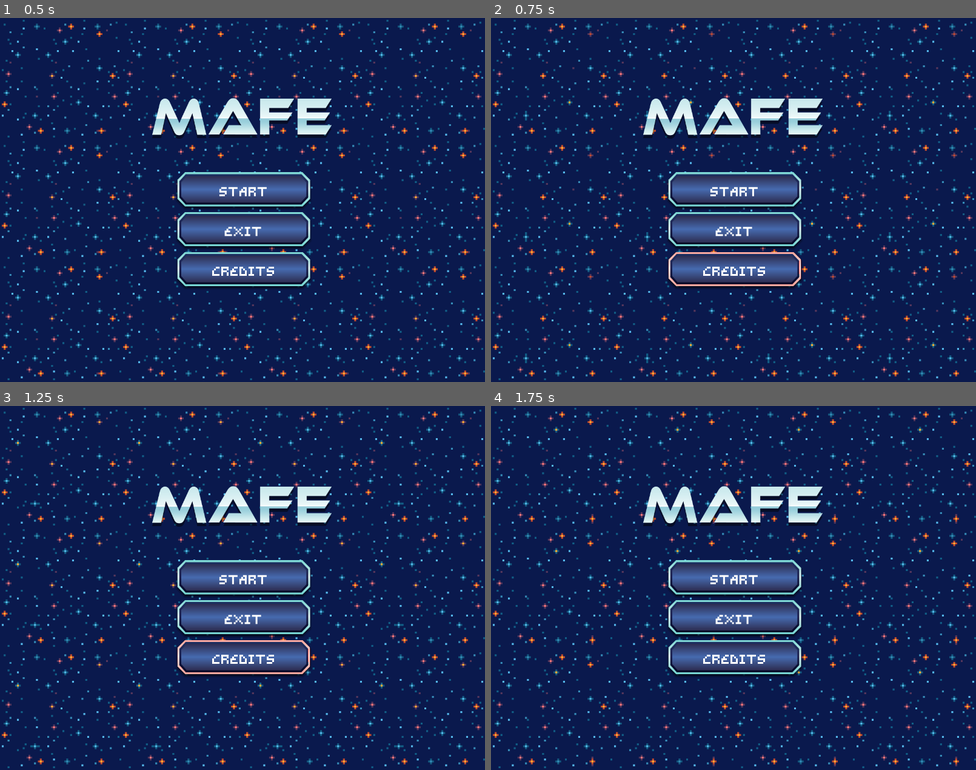
Above: before the commit, frames 1-4 (two rows, left to right).
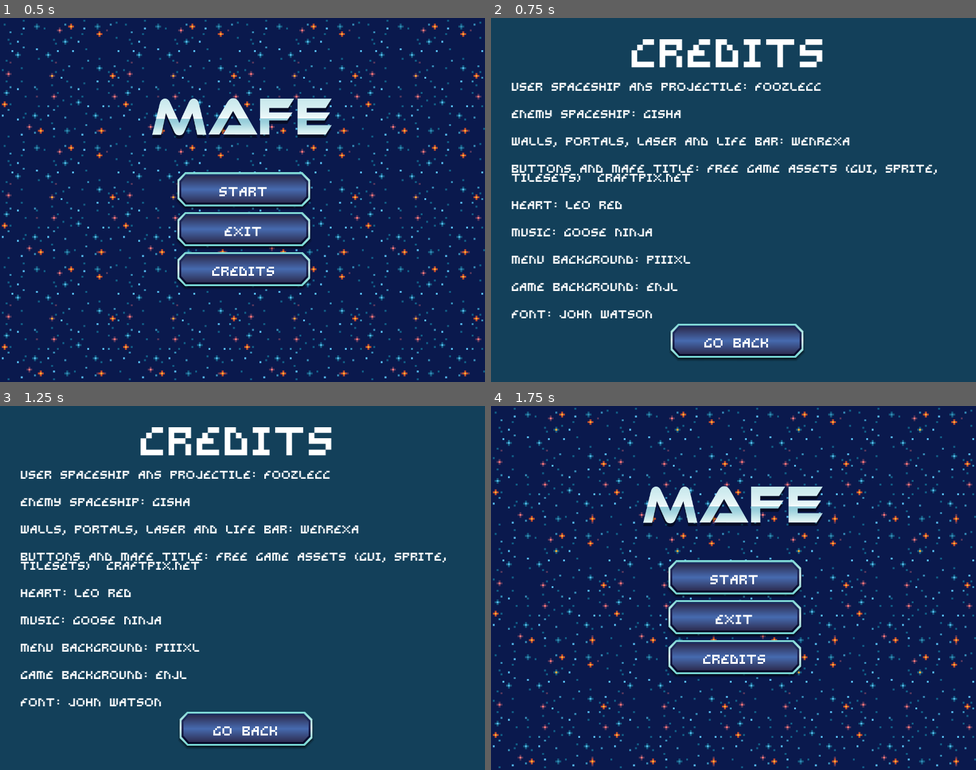
Above: after the commit, the same moments.

Repository: matito644/mafe
Game: Godot game, scene res://scenes/main_menu.tscn
Same seed, same stepped clock (60 frames per second), same inputs: the game is played once before the commit and once after it.
Inputs (mouse positions are in pixels of both pictures, inside the frame that each line leads up to):
- Up to frame 1 (0.5 s): no input
- Up to frame 2 (0.75 s): click "Credits" at 0.5 s
- Up to frame 3 (1.25 s): no input
- Up to frame 4 (1.75 s): click (738, 729) at 1.25 s, where only the run after the commit has a clickable "go back"

Frame 1 is identical in both runs. In frame 2, 98% of the frame differs, in the area x 0-100%, y 0-100%; in frame 3, 98%; in frame 4, nothing differs.

Commit message:
créditos

Diff:
--- /dev/null
+++ b/scenes/credits.gd
@@ -0,0 +1,9 @@
+extends Control
+
+@onready var back = $back
+
+func _ready():
+	back.pressed.connect(_on_back_pressed)
+
+func _on_back_pressed():
+	hide()
--- /dev/null
+++ b/scenes/credits.tscn
@@ -0,0 +1,108 @@
+[gd_scene load_steps=5 format=3 uid="uid://c5ixsib4lxf1c"]
+
+[ext_resource type="Script" path="res://scenes/credits.gd" id="1_57ig7"]
+[ext_resource type="Theme" uid="uid://chursmdm8e4h3" path="res://resources/theme.tres" id="1_n51xy"]
+[ext_resource type="Texture2D" uid="uid://dldf2s3hxj7e4" path="res://assets/menu/box.png" id="2_sm8sw"]
+[ext_resource type="Texture2D" uid="uid://bmh5gng5ox5sj" path="res://assets/menu/box2.png" id="3_ammqk"]
+
+[node name="credits" type="Control"]
+process_mode = 3
+layout_mode = 3
+anchors_preset = 15
+anchor_right = 1.0
+anchor_bottom = 1.0
+grow_horizontal = 2
+grow_vertical = 2
+script = ExtResource("1_57ig7")
+
+[node name="fondo" type="ColorRect" parent="."]
+layout_mode = 1
+anchors_preset = 15
+anchor_right = 1.0
+anchor_bottom = 1.0
+grow_horizontal = 2
+grow_vertical = 2
+color = Color(0.0745098, 0.25098, 0.352941, 1)
+
+[node name="title" type="Label" parent="."]
+layout_mode = 1
+anchors_preset = 8
+anchor_left = 0.5
+anchor_top = 0.5
+anchor_right = 0.5
+anchor_bottom = 0.5
+offset_left = -343.0
+offset_top = -424.0
+offset_right = 323.0
+offset_bottom = -320.0
+grow_horizontal = 2
+grow_vertical = 2
+theme = ExtResource("1_n51xy")
+theme_override_font_sizes/font_size = 74
+text = "credits"
+horizontal_alignment = 1
+uppercase = true
+
+[node name="back" type="TextureButton" parent="."]
+offset_left = 469.0
+offset_top = 806.0
+offset_right = 830.0
+offset_bottom = 907.0
+size_flags_horizontal = 4
+texture_normal = ExtResource("2_sm8sw")
+texture_hover = ExtResource("3_ammqk")
+
+[node name="Label" type="Label" parent="back"]
+layout_mode = 1
+anchors_preset = 8
+anchor_left = 0.5
+anchor_top = 0.5
+anchor_right = 0.5
+anchor_bottom = 0.5
+offset_left = -20.0
+offset_top = -11.5
+offset_right = 20.0
+offset_bottom = 11.5
+grow_horizontal = 2
+grow_vertical = 2
+theme = ExtResource("1_n51xy")
+text = "go back"
+
+[node name="MarginContainer" type="MarginContainer" parent="."]
+layout_mode = 0
+offset_left = 55.0
+offset_top = 171.0
+offset_right = 1224.0
+offset_bottom = 801.0
+
+[node name="Label" type="Label" parent="MarginContainer"]
+layout_mode = 2
+size_flags_vertical = 1
+theme = ExtResource("1_n51xy")
+theme_override_font_sizes/font_size = 21
+text = "User Spaceship ans projectile: Foozlecc
+
+
+Enemy Spaceship: Gisha
+
+
+Walls, Portals, laser and Life bar: Wenrexa
+
+
+Buttons and Mafe title: Free Game Assets (GUI, Sprite, Tilesets)  Craftpix.net
+
+
+Heart: Leo Red
+
+
+Music: Goose Ninja
+
+
+Menu Background: PiiiXL
+
+
+Game background: enjl
+
+
+Font: John Watson"
+autowrap_mode = 3
--- a/scenes/main_menu.gd
+++ b/scenes/main_menu.gd
@@ -3,6 +3,8 @@
 @onready var start = $MarginContainer/VBoxContainer/start
 @onready var exit = $MarginContainer/VBoxContainer/exit
 @onready var label = $MarginContainer/VBoxContainer/start/Label
+@onready var credits = $MarginContainer/VBoxContainer/credits
+@onready var creditsView = $CanvasLayer/credits
 
 #@onready var audio_stream_player = $AudioStreamPlayer
 
@@ -10,6 +12,7 @@
 func _ready():
 	start.pressed.connect(_on_start_pressed)
 	exit.pressed.connect(_on_exit_pressed)
+	credits.pressed.connect(_on_credits_pressed)
 
 
 func _on_start_pressed():
@@ -19,4 +22,4 @@
 
 
 func _on_credits_pressed():
-	pass
+	creditsView.show()
--- a/scenes/main_menu.tscn
+++ b/scenes/main_menu.tscn
@@ -7,6 +7,7 @@
 [ext_resource type="Theme" uid="uid://chursmdm8e4h3" path="res://resources/theme.tres" id="4_b6qdj"]
 [ext_resource type="Texture2D" uid="uid://bmh5gng5ox5sj" path="res://assets/menu/box2.png" id="6_a107n"]
 [ext_resource type="AudioStream" uid="uid://drxpkjfypkpxr" path="res://resources/menu.wav" id="7_er1mf"]
+[ext_resource type="PackedScene" uid="uid://c5ixsib4lxf1c" path="res://scenes/credits.tscn" id="8_g0bip"]
 
 [node name="Control" type="Control"]
 layout_mode = 3
@@ -124,6 +125,11 @@
 volume_db = -10.0
 autoplay = true
 
+[node name="CanvasLayer" type="CanvasLayer" parent="."]
+
+[node name="credits" parent="CanvasLayer" instance=ExtResource("8_g0bip")]
+visible = false
+
 [connection signal="mouse_entered" from="." to="." method="_on_mouse_entered"]
 [connection signal="mouse_exited" from="." to="." method="_on_mouse_exited"]
 [connection signal="pressed" from="MarginContainer/VBoxContainer/credits" to="." method="_on_credits_pressed"]
Not shown: 1 places in scenes/main_menu.tscn that only renumber resources
